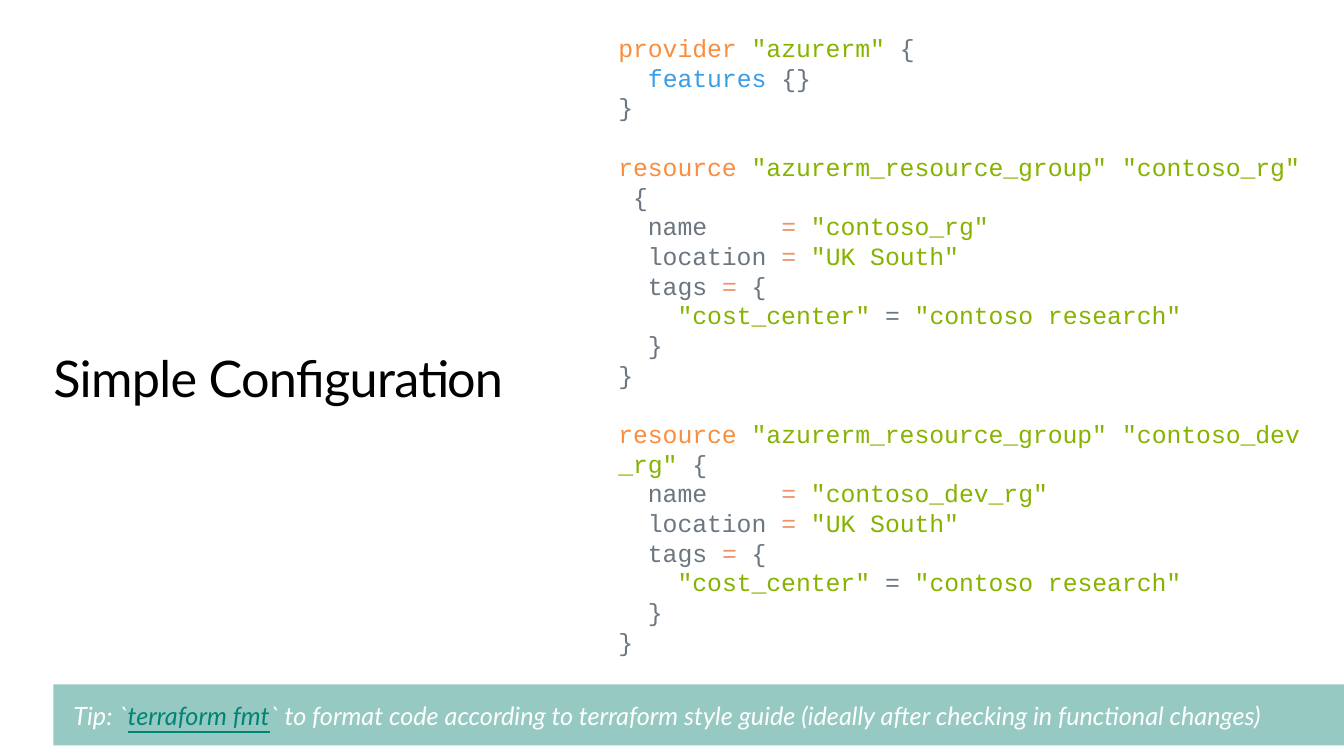
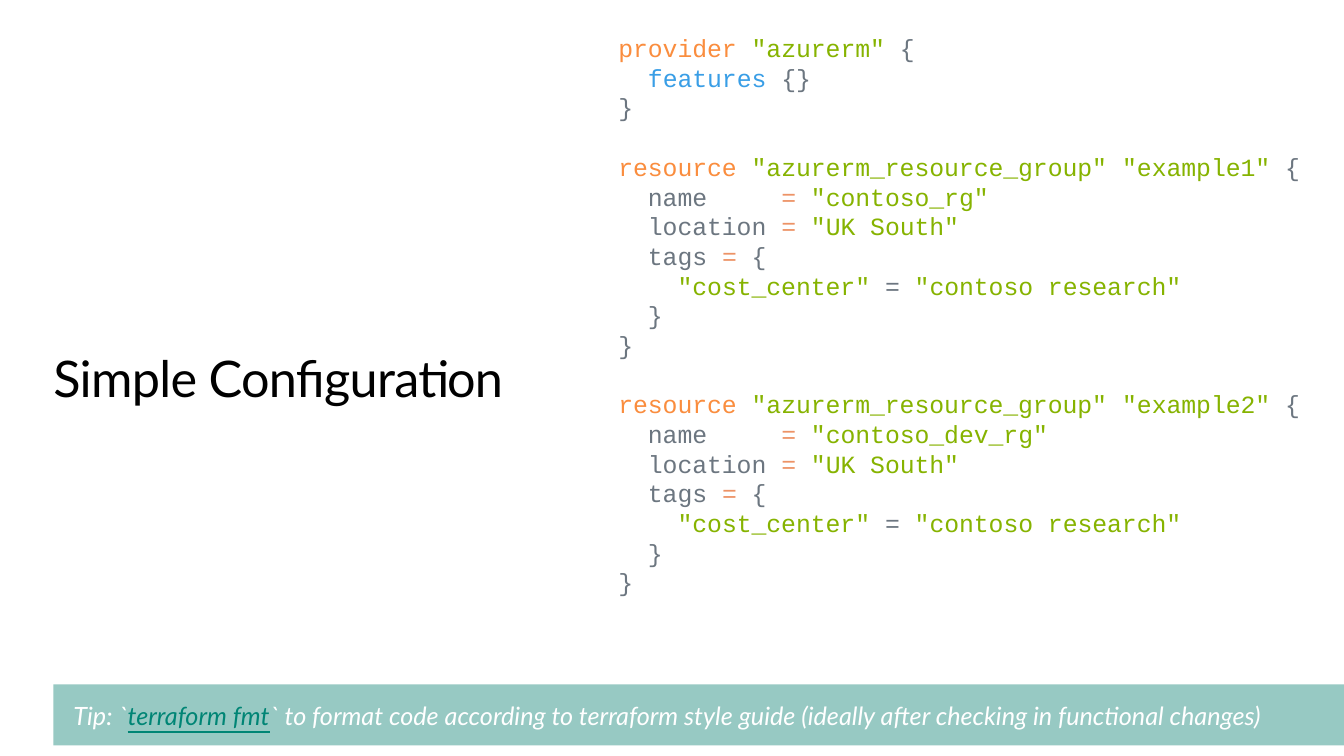
Before and after one commit to TIS-Cloud-Team/TF_Community_workshop, a slide deck: slide 20 of PPTs/02_core_workflow_and_configuration.pptx. Drawn at 1344x756 pixels with LibreOffice and Linux fonts; fonts in the diff are those of the drawing; background and template pictures are left out. Boxes give left, top, right and bottom in pixels: in the first picture for what was removed or moved away, otherwise in the second. Text is boxed around its words. In the diff, an @@ line names an element or a change of style, - is before the commit and + after.

```diff
--- a/PPTs/02_core_workflow_and_configuration.pptx
+++ b/PPTs/02_core_workflow_and_configuration.pptx
@@ text at [618,158,1270,181]: text changed @@
-resource "azurerm_resource_group" "contoso_rg" {
+resource "azurerm_resource_group" "example1" {
@@ text at [618,395,1270,418]: text changed @@
-resource "azurerm_resource_group" "contoso_dev_rg" {
+resource "azurerm_resource_group" "example2" {
```
Also in this commit, not shown: 7 other slides changed, 30 other files.
